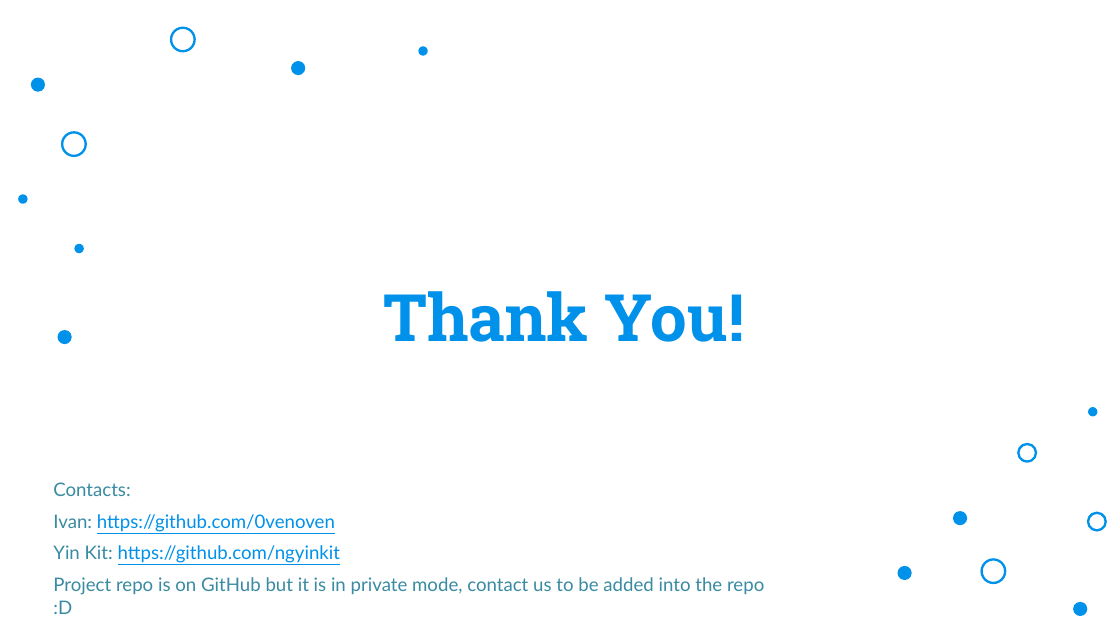
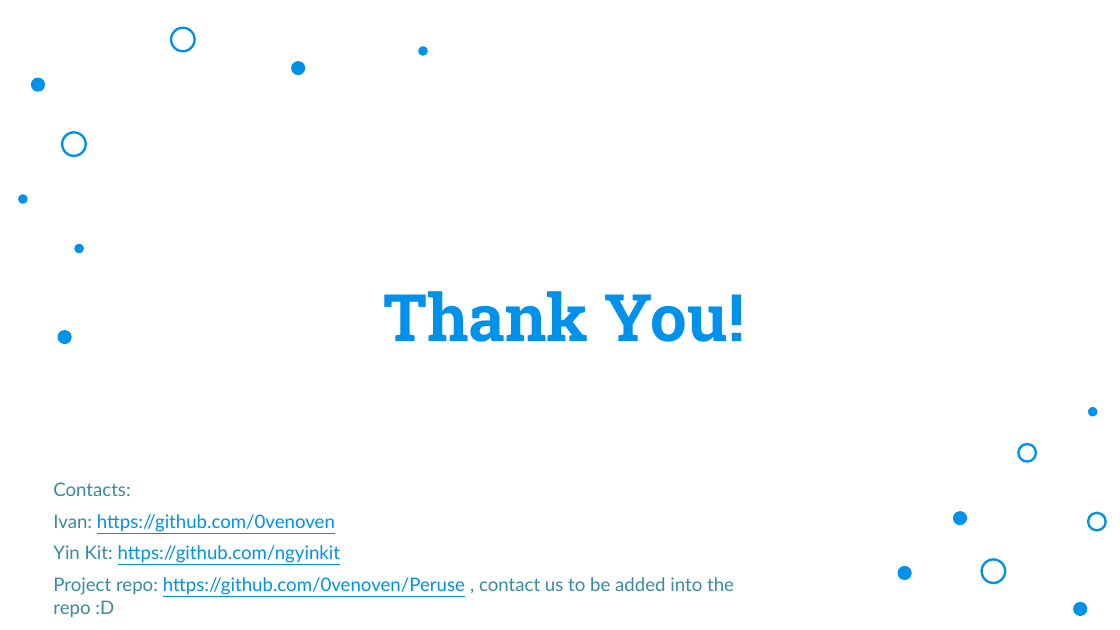
Before and after one commit to 0venoven/Peruse, a slide deck: slide 22 of docs/Peruse - POC Vulnerability Scanner.pptx. Drawn at 1120x630 pixels with LibreOffice and Linux fonts; fonts in the diff are those of the drawing; background and template pictures are left out. Boxes give left, top, right and bottom in pixels: in the first picture for what was removed or moved away, otherwise in the second. Text is boxed around its words. In the diff, an @@ line names an element or a change of style, - is before the commit and + after.

```diff
--- a/docs/Peruse - POC Vulnerability Scanner.pptx
+++ b/docs/Peruse - POC Vulnerability Scanner.pptx
@@ text at [53, 577, 734, 618]: text changed @@
-Project repo is on GitHub but it is in private mode, contact us to be added into the repo :D
+Project repo: https://github.com/0venoven/Peruse , contact us to be added into the repo :D
```
